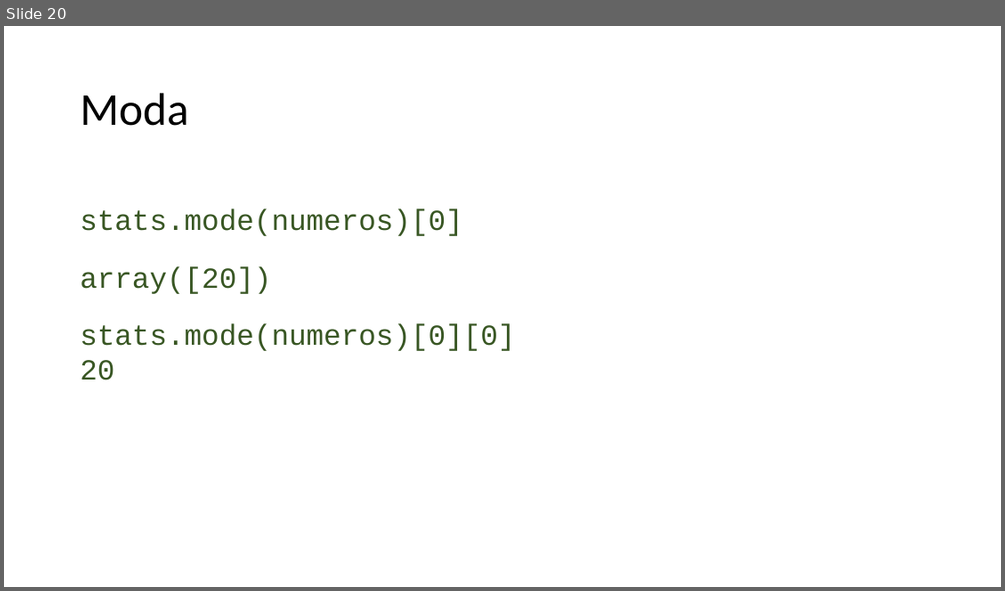
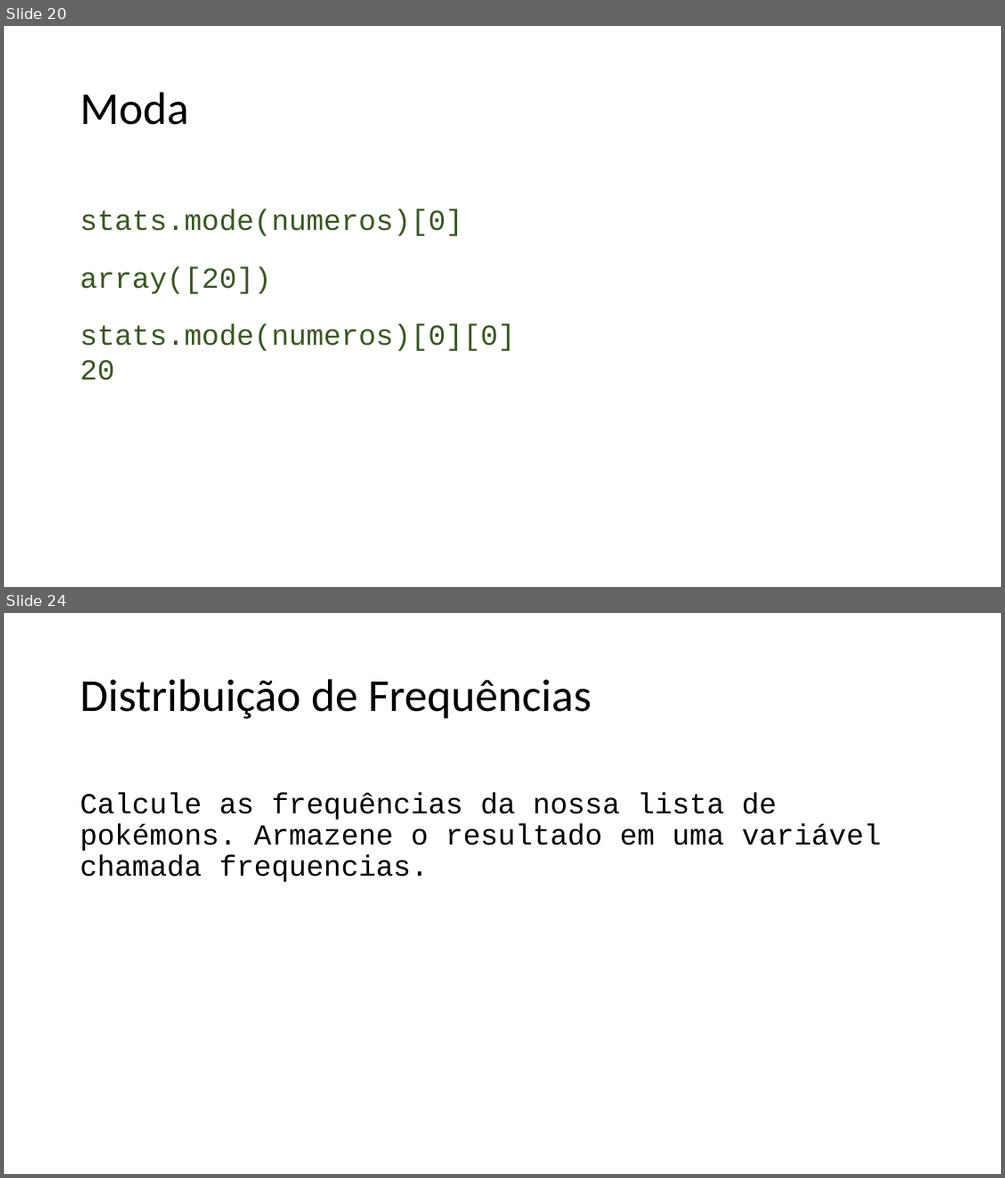
Before and after one commit to lidimayra/basic-stats, a slide deck: presentation.pptx. Shown one above the other, each under a label of ours: slide 20 before the commit, slides 20 and 24 after it; the slides between them are not shown. The pictures are 1005x591 and 1005x1178 pixels, drawn with LibreOffice and Linux fonts; fonts in the diff are those of the drawing. Boxes give left, top, right and bottom in pixels: in the first picture for what was removed or moved away, otherwise in the second. Text is boxed around its words. In the diff, an @@ line names an element or a change of style, - is before the commit and + after.

```diff
--- a/presentation.pptx
+++ b/presentation.pptx
@@ slide 24 added at [4, 613, 1001, 1174], background #FFFFFF @@
@@ text added at [80, 679, 591, 719], 44 pt, text #000000 @@
+Distribuição de Frequências
@@ text added at [80, 792, 882, 882], 28 pt, text #000000 @@
+Calcule as frequências da nossa lista de pokémons. Armazene o resultado em uma variável chamada frequencias.
```
Also in this commit, not shown: 1 slide changed, 5 other slides added, 3 other files.
